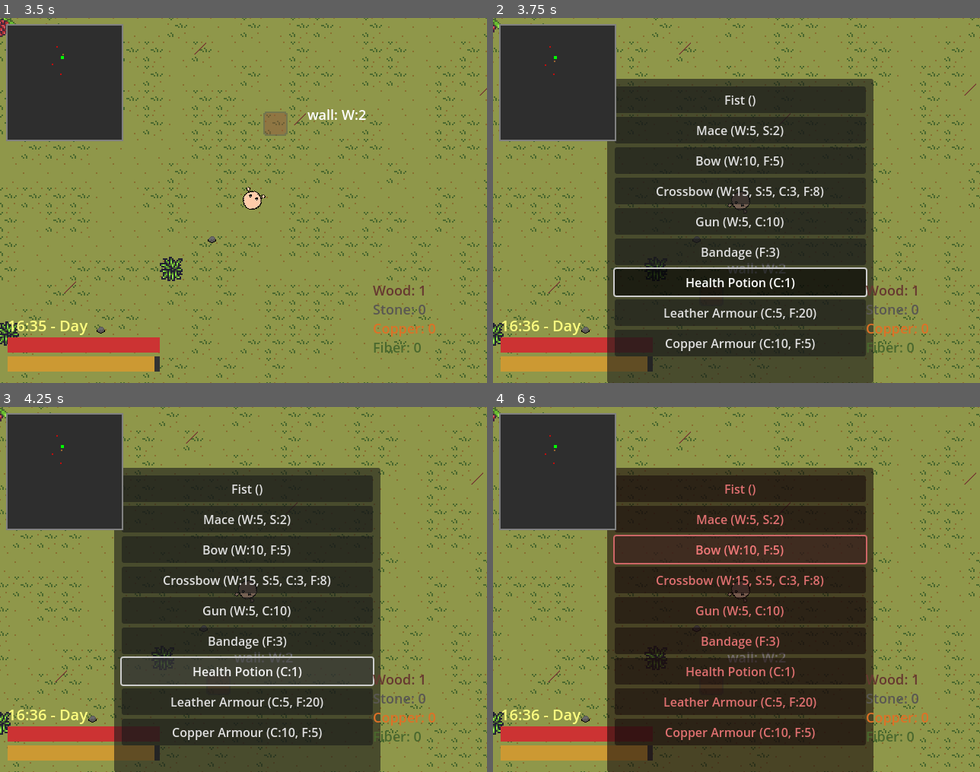
Above: before the commit, frames 1-4 (two rows, left to right).
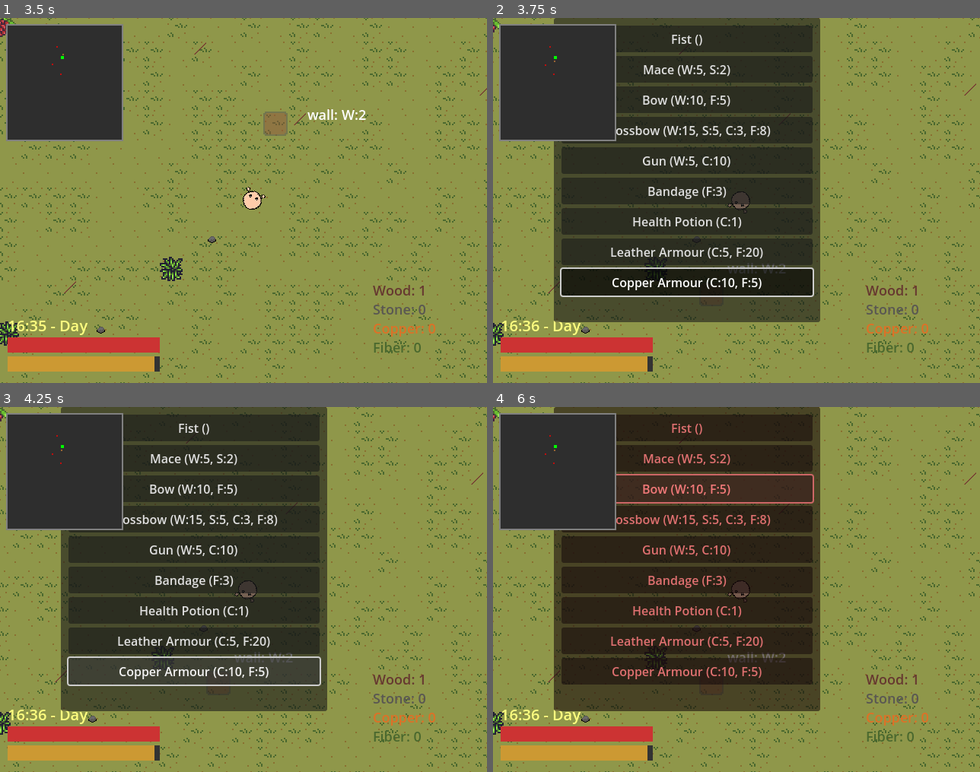
Above: after the commit, the same moments.

Repository: wondertrash/zombwio
Game: Godot game, scene res://startmenu.tscn
Two runs of this game, one before a commit and one after it. Both use one fixed random seed, a clock stepped at 60 frames per second and the inputs below.
Inputs (mouse positions are in pixels of both pictures, inside the frame that each line leads up to):
- Up to frame 1 (3.5 s): click "Play" at 0.5 s; tap Enter (ui_accept) at 1.25, 1.52, 2.27 s; move the mouse to (350, 182) at 1.27 s; hold D (right) 1.28-2.03 s; hold E (interact) 1.28-2.03 s; tap B (build) at 1.35, 2.3, 2.85 s; click (350, 182) at 1.42 s; move the mouse to (146, 218) at 2.02 s; hold S (down) 2.03-2.78 s; tap E (interact) at 2.1 s; move the mouse to (292, 120) at 2.77 s; hold D (right) from 2.78 s (still down); hold E (interact) from 2.78 s (still down)
- Up to frame 2 (3.75 s): move the mouse to (712, 273) at 3.52 s; release D (right) at 3.53 s; release E (interact) at 3.53 s; hold Up (ui_up) from 3.53 s (still down); tap C (craft) at 3.6 s; click (712, 273) at 3.67 s
- Up to frame 3 (4.25 s): keep holding Up (ui_up); tap Enter (ui_accept) at 3.77 s; tap B (build) at 3.8 s
- Up to frame 4 (6 s): release Up (ui_up) at 4.25 s; click "Fist ()" at 4.25 s; click "Mace (W:5, S:2)" at 5 s; click "Bow (W:10, F:5)" at 5.75 s

Frame 1 is identical in both runs. In frame 2, 36% of the frame differs, in the area x 12-79%, y 0-100%; in frame 3, 36%; in frame 4, 37%.

Commit message:
chest rework + map fixes

Diff:
--- a/zombwio/chest.gd
+++ b/zombwio/chest.gd
@@ -1,16 +1,19 @@
 extends StaticBody2D
-var storage: Dictionary = {
-	"wood": 0,
-	"stone": 0,
-	"copper": 0,
-	"fiber": 0,
-}
-var max_capacity: int = 100
+var storage: Dictionary
+var max_capacity: int = 64
+var resource_labels: Dictionary = {}
 var interaction_area: Area2D
-var mode: String = "deposit"
+var ui_open: bool = false
+var chest_ui: CanvasLayer
 var health: float = 800.0
 func _ready():
 	add_to_group("chest")
+	storage = {
+		"wood": 0,
+		"stone": 0,
+		"copper": 0,
+		"fiber": 0,
+	}
 	var collision = CollisionShape2D.new()
 	var shape = RectangleShape2D.new()
 	shape.size = Vector2(32, 32)
@@ -23,36 +26,93 @@
 	interaction_area = Area2D.new()
 	var area_collision = CollisionShape2D.new()
 	var area_shape = CircleShape2D.new()
-	area_shape.radius = 50
+	area_shape.radius = 48
 	area_collision.shape = area_shape
 	interaction_area.add_child(area_collision)
 	interaction_area.monitoring = true
 	add_child(interaction_area)
 func _process(_delta):
+	if ui_open:
+		return
 	var bodies = interaction_area.get_overlapping_bodies()
-	var player_nearby = false
 	for body in bodies:
 		if body.is_in_group("player"):
-			player_nearby = true
 			if Input.is_action_just_pressed("interact"):
-				if mode == "deposit":
-					deposit_all(body)
-					mode = "withdraw"
-				else:
-					withdraw_all(body)
-					mode = "deposit"
-func deposit_all(player):
+				open_chest_ui(body)
+				break
+func open_chest_ui(player):
+	ui_open = true
+	get_tree().paused = true
+	chest_ui = CanvasLayer.new()
+	chest_ui.layer = 50
+	chest_ui.process_mode = Node.PROCESS_MODE_ALWAYS
+	get_tree().current_scene.add_child(chest_ui)
+	var viewport_size = get_viewport().get_visible_rect().size
+	var bg = ColorRect.new()
+	bg.size = viewport_size
+	bg.color = Color(0, 0, 0, 0.7)
+	chest_ui.add_child(bg)
+	var panel = Panel.new()
+	panel.position = Vector2(viewport_size.x * 0.25, viewport_size.y * 0.2)
+	panel.size = Vector2(viewport_size.x * 0.5, viewport_size.y * 0.6)
+	chest_ui.add_child(panel)
+	var title = Label.new()
+	title.text = "Chest Storage"
+	title.position = Vector2(panel.size.x * 0.3, 10)
+	title.add_theme_font_size_override("font_size", 24)
+	panel.add_child(title)
+	var y_pos = 60
+	resource_labels.clear()
 	for resource in storage.keys():
-		if player.inventory[resource] > 0:
-			var amount = player.inventory[resource]
-			storage[resource] += amount
-			player.inventory[resource] = 0
-func withdraw_all(player):
-	for resource in storage.keys():
-		if storage[resource] > 0:
-			player.inventory[resource] += storage[resource]
-			storage[resource] = 0
-func take_damage(amount: int):
+		var label = Label.new()
+		label.text = "%s: %d / %d" % [resource.capitalize(), storage[resource], max_capacity]
+		label.position = Vector2(panel.size.x * 0.05, y_pos)
+		label.add_theme_font_size_override("font_size", 18)
+		panel.add_child(label)
+		resource_labels[resource] = label
+		var deposit_btn = Button.new()
+		deposit_btn.text = "Deposit"
+		deposit_btn.position = Vector2(panel.size.x * 0.45, y_pos - 5)
+		deposit_btn.size = Vector2(80, 30)
+		deposit_btn.pressed.connect(_deposit.bind(player, resource))
+		panel.add_child(deposit_btn)
+		var withdraw_btn = Button.new()
+		withdraw_btn.text = "Withdraw"
+		withdraw_btn.position = Vector2(panel.size.x * 0.7, y_pos - 5)
+		withdraw_btn.size = Vector2(80, 30)
+		withdraw_btn.pressed.connect(_withdraw.bind(player, resource))
+		panel.add_child(withdraw_btn)
+		y_pos += 45
+	var close_btn = Button.new()
+	close_btn.text = "Close"
+	close_btn.position = Vector2(panel.size.x * 0.5 - 60, panel.size.y - 50)
+	close_btn.size = Vector2(120, 40)
+	close_btn.pressed.connect(_close_ui)
+	panel.add_child(close_btn)
+func _deposit(player, resource: String):
+	if player.inventory[resource] > 0:
+		var amount = min(player.inventory[resource], max_capacity - storage[resource])
+		storage[resource] += amount
+		player.inventory[resource] -= amount
+		_update_label(resource)
+func _withdraw(player, resource: String):
+	if storage[resource] > 0:
+		player.inventory[resource] += storage[resource]
+		storage[resource] = 0
+		_update_label(resource)
+func _update_label(resource: String):
+	if resource_labels.has(resource):
+		resource_labels[resource].text = "%s: %d / %d" % [resource.capitalize(), storage[resource], max_capacity]
+func _close_ui():
+	if chest_ui:
+		chest_ui.queue_free()
+		chest_ui = null
+	ui_open = false
+	get_tree().paused = false
+func _input(event):
+	if ui_open and event.is_action_pressed("interact"):
+		_close_ui()
+func take_damage(amount: float):
 	health -= amount
 	modulate = Color(1, 0.5, 0.5)
 	await get_tree().create_timer(0.1).timeout
--- a/zombwio/craftingui.gd
+++ b/zombwio/craftingui.gd
@@ -15,9 +15,10 @@
 }
 var craft_sound: AudioStream = load("res://sounds/craft.wav")
 func _ready() -> void:
+	var viewport_size = get_viewport().get_visible_rect().size
 	process_mode = Node.PROCESS_MODE_ALWAYS
 	panel = Panel.new()
-	panel.position = Vector2(150, 80)
+	panel.position = Vector2(viewport_size.x - 560, viewport_size.y - 480)
 	panel.size = Vector2(350, 400)
 	panel.visible = false
 	panel.process_mode = Node.PROCESS_MODE_ALWAYS
--- a/zombwio/minimap.gd
+++ b/zombwio/minimap.gd
@@ -55,6 +55,9 @@
 	structures.append_array(get_tree().get_nodes_in_group("wall"))
 	structures.append_array(get_tree().get_nodes_in_group("door"))
 	structures.append_array(get_tree().get_nodes_in_group("campfire"))
+	structures.append_array(get_tree().get_nodes_in_group("spiketrap"))
+	structures.append_array(get_tree().get_nodes_in_group("chest"))
+	structures.append_array(get_tree().get_nodes_in_group("turret"))
 	for structure in structures:
 		if is_instance_valid(structure):
 			var pos = world_to_minimap(structure.global_position)
@@ -66,8 +69,14 @@
 					dot.color = Color(0.6, 0.4, 0.2)
 				elif structure.is_in_group("door"):
 					dot.color = Color(0.8, 0.6, 0.3)
-				elif structure.is_in_group("campfre"):
+				elif structure.is_in_group("campfire"):
 					dot.color = Color(1, 0.5, 0)
+				elif structure.is_in_group("spiketrap"):
+					dot.color = Color(0.4, 0.4, 0.4)
+				elif structure.is_in_group("chest"):
+					dot.color = Color(0.6, 0.6, 0.3)
+				elif structure.is_in_group("turret"):
+					dot.color = Color(1, 0.8, 0)
 				structure_container.add_child(dot)
 	for child in zombie_container.get_children():
 		zombie_container.remove_child(child)
--- a/zombwio/player.gd
+++ b/zombwio/player.gd
@@ -42,6 +42,7 @@
 	"copper": 0,
 	"fiber": 0
 }
+var max_inventory_per_item: int = 32
 var hit_sound: AudioStream = load("res://sounds/hit.wav")
 var eat_sound: AudioStream = load("res://sounds/eat.wav")
 var swing_sound: AudioStream = load("res://sounds/swing.wav")
@@ -176,12 +177,14 @@
 	if death_screen:
 		death_screen.show_death_screen(survival_time)
 func collect_resource(type: String, amount: int):
-	play_sound(resource_sound)
-	resources_collected += amount
+	var space_available = max_inventory_per_item - inventory[type]
+	var amount_to_add = min(amount, space_available)
 	if type == "berries":
 		eat_food(40)
 	else:
-		inventory[type] += amount
+		inventory[type] += amount_to_add
+		resources_collected += amount_to_add
+		play_sound(resource_sound)
 func eat_food(amount: float):
 	play_sound(eat_sound)
 	current_hunger += amount
--- a/zombwio/tankzombie.gd
+++ b/zombwio/tankzombie.gd
@@ -4,7 +4,7 @@
 @export var chase_radius: float = 320.0
 @export var health: float = 800.0
 @export var attack_damage: float = 20
-@export var attack_range: int = 40
+@export var attack_range: int = 45
 @export var attack_cooldown: float = 0.8
 var base_speed: float = 20.0
 var can_attack_player: bool = true
Not shown, changed: export.zip
Not shown, changed: export/index.html
Not shown, changed: export/index.pck
